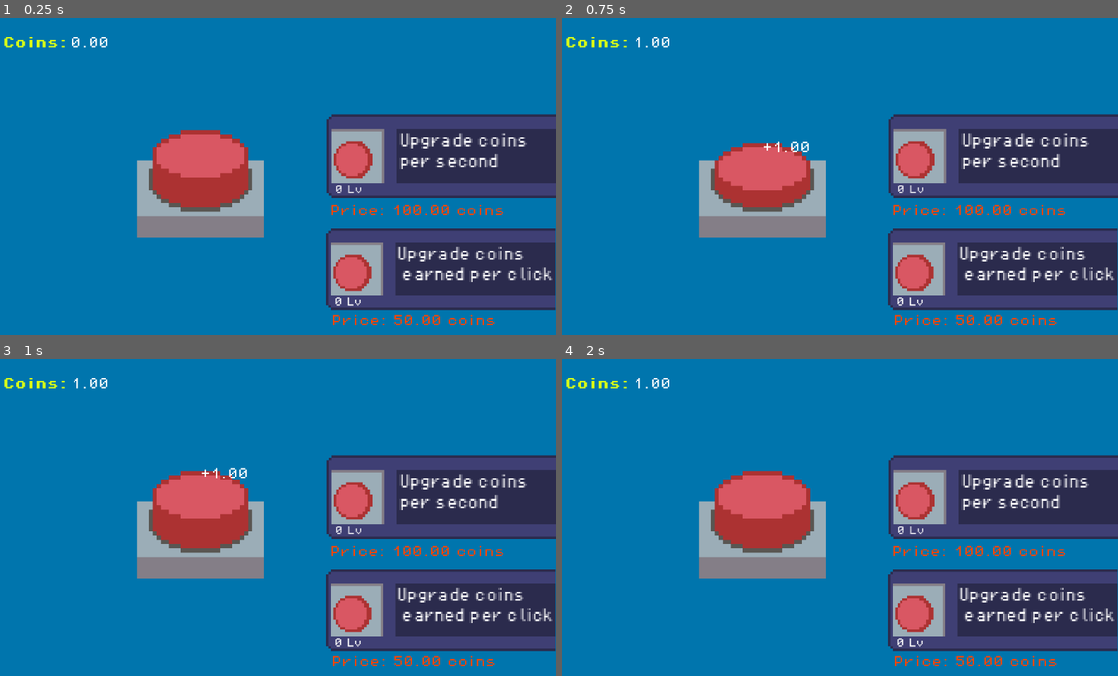
Above: before the commit, frames 1-4 (two rows, left to right).
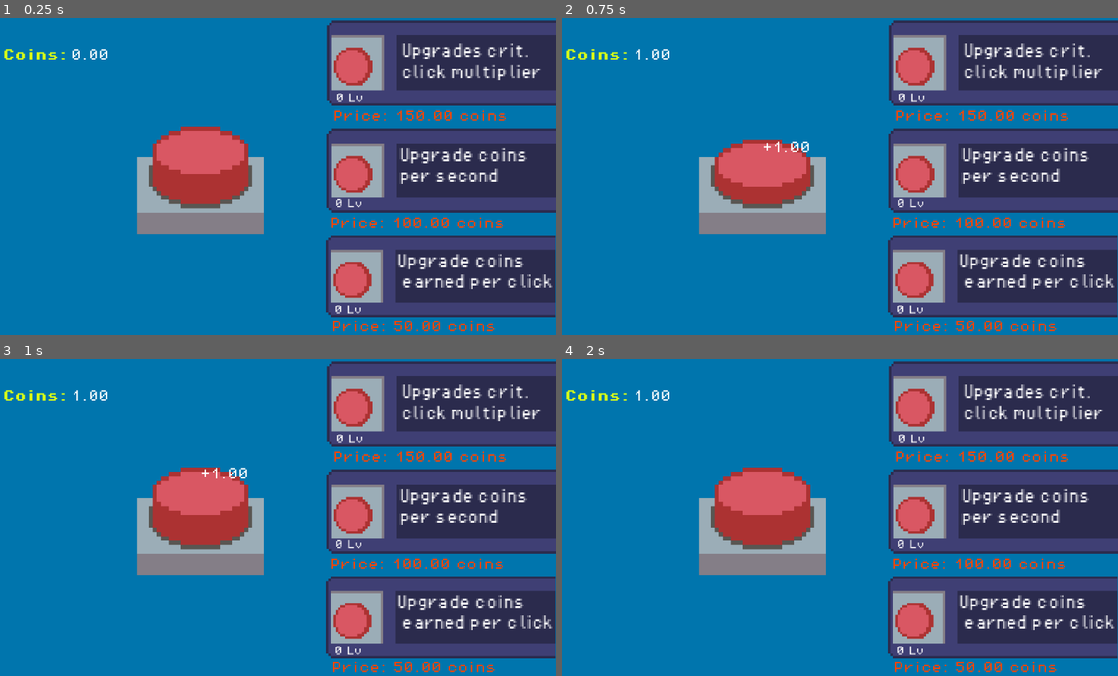
Above: after the commit, the same moments.

Repository: George101-dev/Click
Game: Godot game, scene res://main.tscn
The game is run twice, just before and just after one commit, with the same random seed, the same clock (stepped at 60 frames per second) and the same inputs.
Inputs (mouse positions are in pixels of both pictures, inside the frame that each line leads up to):
- Up to frame 1 (0.25 s): no input
- Up to frame 2 (0.75 s): tap Enter at 0.5 s; move the mouse to (762, 154) at 0.52 s; press the mouse at (762, 154) at 0.53 s
- Up to frame 3 (1 s): no input
- Up to frame 4 (2 s): move the mouse to (912, 612) at 1.27 s; release the mouse at (912, 612) at 1.28 s; click (912, 612) at 1.35 s

The runs differ from the first frame. In frame 1, 29% of the frame differs, in the area x 0-100%, y 0-99%; in frame 2, 29%; in frame 3, 29%; in frame 4, 29%.

Commit message:
finished_crit_click_upgrade

Diff:
--- a/button.gd
+++ b/button.gd
@@ -3,8 +3,10 @@
 var coins = 0.00
 var upgradeLevelClicks = 0
 var upgradeLevelCps = 0
+var upgradeLevelCrit = 0
 var upgradeCostClicks = 50.00
 var upgradeCostCps = 100.00
+var upgradeCostCrit = 150.00
 var clicks = 0
 var n = 1.00
 var critChance = 2.5
@@ -50,6 +52,7 @@
 
 			update_upgrade_label_clicks()
 			update_upgrade_lable_cps()
+			update_upgrade_label_crit()
 
 			#milestone animations for clicks go here
 			if clicks >= 100 and n == 1:
@@ -84,7 +87,8 @@
 		$"../Label3".text = "Price: " + "%.2f" % upgradeCostClicks + " coins"
 		update_upgrade_label_clicks()
 		update_upgrade_lable_cps()
-		print('Coin gain upgraded!');
+		update_upgrade_label_crit()
+
 
 #updates the label showing the price for the click and cps upgrade
 func update_upgrade_label_clicks():
@@ -102,10 +106,18 @@
 	else:
 		$"../Label5".modulate = Color.ORANGE_RED
 
+func update_upgrade_label_crit():
+	$"../Label7".text = "Price: " + "%.2f" % upgradeCostCrit + " coins"
+	if coins >= upgradeCostCrit:
+		$"../Label7".modulate = Color.GREEN
+	else:
+		$"../Label7".modulate = Color.ORANGE_RED
+
 
 func _ready() -> void:
 	update_upgrade_label_clicks()
 	update_upgrade_lable_cps()
+	update_upgrade_label_crit()
 
 
 # Upgrades the coins per second (CPS)
@@ -134,4 +146,21 @@
 		$Timer.start()
 		update_upgrade_lable_cps()
 		update_upgrade_label_clicks()
-		print ("CPS upgraded")
+
+# Upgrades the critical click multiplier
+func _on_crit_multiplier_upgrade_crit() -> void:
+	try_upgrade_crit()
+
+func try_upgrade_crit():
+	if coins < upgradeCostCrit:
+		print('You can not afford this upgrade!')
+	elif coins >= upgradeCostCrit:
+		coins -= upgradeCostCrit
+		$"../Label7".text = "%.2f" % coins
+		upgradeCostCrit *= 1.25
+		critMultiplier += 0.25
+		upgradeLevelCrit += 1
+		$"../Label8".text = str(upgradeLevelCrit) + " Lv"
+		update_upgrade_label_crit()
+		update_upgrade_lable_cps()
+		update_upgrade_label_clicks()
--- a/button.tscn
+++ b/button.tscn
@@ -6,6 +6,7 @@
 [ext_resource type="AudioStream" uid="uid://bvxwcysibq1ho" path="res://universfield-computer-mouse-click-02-383961.mp3" id="4_lt4la"]
 [ext_resource type="PackedScene" uid="uid://b3pssklvg2wep" path="res://upgrade_coins_on_click.tscn" id="5_4amfo"]
 [ext_resource type="PackedScene" uid="uid://cknse13crv1v6" path="res://upgrade_cps.tscn" id="6_2kp8h"]
+[ext_resource type="PackedScene" uid="uid://d2eei7hcnw148" path="res://crit_multiplier_upgrade.tscn" id="7_lj86r"]
 
 [sub_resource type="AtlasTexture" id="AtlasTexture_vxja4"]
 atlas = ExtResource("2_n4tde")
@@ -98,14 +99,14 @@
 popup_scene = ExtResource("3_vxja4")
 
 [node name="AnimatedSprite2D" type="AnimatedSprite2D" parent="."]
-position = Vector2(0.5, 0.999996)
+position = Vector2(0.5, -14)
 scale = Vector2(3.96875, 4.0625)
 sprite_frames = SubResource("SpriteFrames_lt4la")
 animation = &"Pressed"
 frame_progress = 0.48816
 
 [node name="CollisionShape2D" type="CollisionShape2D" parent="."]
-position = Vector2(0, -13)
+position = Vector2(0, -28)
 scale = Vector2(1.10999, 0.480001)
 shape = SubResource("CircleShape2D_n4tde")
 
@@ -114,15 +115,20 @@
 volume_db = -6.0
 
 [node name="Upgrade_CoinsOnClick" parent="." instance=ExtResource("5_4amfo")]
-position = Vector2(209, 96)
+position = Vector2(209, 91)
 scale = Vector2(1.69636, 1.74726)
 
 [node name="upgrade_CPS" parent="." instance=ExtResource("6_2kp8h")]
-position = Vector2(210, -11)
+position = Vector2(210, -9)
 scale = Vector2(1.70551, 1.79095)
 
 [node name="Timer" type="Timer" parent="."]
 
+[node name="CritMultiplierUpgrade" parent="." instance=ExtResource("7_lj86r")]
+position = Vector2(207, -111)
+scale = Vector2(1.64047, 1.8221)
+
 [connection signal="upgrade_pressed" from="Upgrade_CoinsOnClick" to="." method="_on_upgrade_coins_on_click_upgrade_pressed"]
 [connection signal="upgrade_cps" from="upgrade_CPS" to="." method="_on_upgrade_cps_upgrade_cps"]
 [connection signal="timeout" from="Timer" to="." method="_on_cps_timer_timeout"]
+[connection signal="upgrade_crit" from="CritMultiplierUpgrade" to="." method="_on_crit_multiplier_upgrade_crit"]
--- a/main.tscn
+++ b/main.tscn
@@ -16,7 +16,7 @@
 scale = Vector2(1.36, 1.44)
 
 [node name="Camera2D" type="Camera2D" parent="."]
-position = Vector2(587, 283)
+position = Vector2(587, 266)
 scale = Vector2(1, 0.999999)
 zoom = Vector2(1.5, 1.5)
 
@@ -39,17 +39,17 @@
 
 [node name="Label3" type="Label" parent="."]
 offset_left = 665.0
-offset_top = 472.0
+offset_top = 463.0
 offset_right = 889.0
-offset_bottom = 495.0
+offset_bottom = 486.0
 theme_override_fonts/font = ExtResource("2_0xm2m")
 text = "Price: 50.00 coins"
 
 [node name="Label4" type="Label" parent="."]
 offset_left = 669.0
-offset_top = 448.0
+offset_top = 442.0
 offset_right = 719.0
-offset_bottom = 467.0
+offset_bottom = 461.0
 theme_override_fonts/font = ExtResource("2_0xm2m")
 theme_override_font_sizes/font_size = 12
 text = "0 Lv"
@@ -64,9 +64,26 @@
 
 [node name="Label6" type="Label" parent="."]
 offset_left = 670.0
-offset_top = 295.0
+offset_top = 297.0
 offset_right = 720.0
-offset_bottom = 314.0
+offset_bottom = 316.0
 theme_override_fonts/font = ExtResource("2_0xm2m")
 theme_override_font_sizes/font_size = 12
 text = "0 Lv"
+
+[node name="Label7" type="Label" parent="."]
+offset_left = 667.0
+offset_top = 176.0
+offset_right = 905.0
+offset_bottom = 199.0
+theme_override_fonts/font = ExtResource("2_0xm2m")
+text = "Price: 150.00 coins"
+
+[node name="Label8" type="Label" parent="."]
+offset_left = 671.0
+offset_top = 153.0
+offset_right = 721.0
+offset_bottom = 172.0
+theme_override_fonts/font = ExtResource("2_0xm2m")
+theme_override_font_sizes/font_size = 12
+text = "0 Lv"
Not shown: 1 places in button.tscn that only renumber resources
